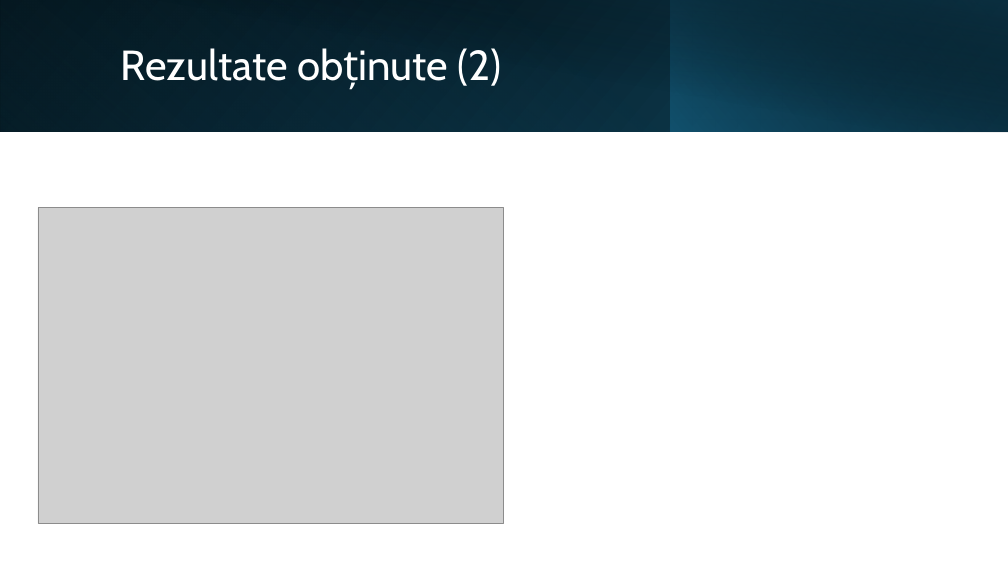
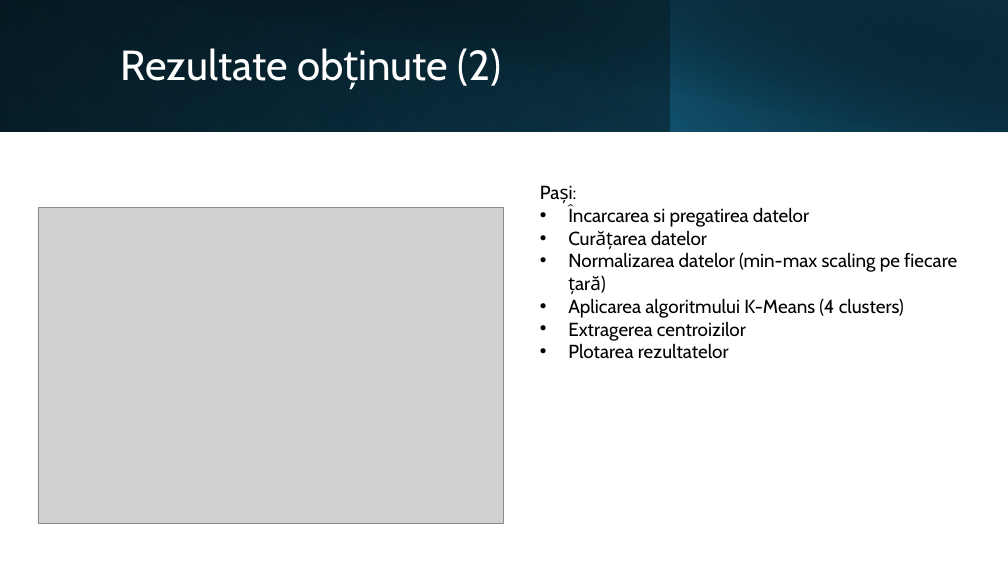
Before and after one commit to opbcodes/Dissertation, a slide deck: slide 6 of documentation/Presentation Ovidiu Pop.pptx. Drawn at 1008x567 pixels with LibreOffice and Linux fonts; fonts in the diff are those of the drawing; grey boxes stand for pictures. Boxes give left, top, right and bottom in pixels: in the first picture for what was removed or moved away, otherwise in the second. Text is boxed around its words. In the diff, an @@ line names an element or a change of style, - is before the commit and + after.

```diff
--- a/documentation/Presentation Ovidiu Pop.pptx
+++ b/documentation/Presentation Ovidiu Pop.pptx
@@ text added at (568,206,957,359), 18 pt, text #000000 @@
+Pași:
+• Încarcarea si pregatirea datelor
+• Curățarea datelor
+• Normalizarea datelor (min-max scaling pe fiecare țară)
+• Aplicarea algoritmului K-Means (4 clusters)
+• Extragerea centroizilor
+• Plotarea rezultatelor
```
Also in this commit, not shown: 1 slide added.
